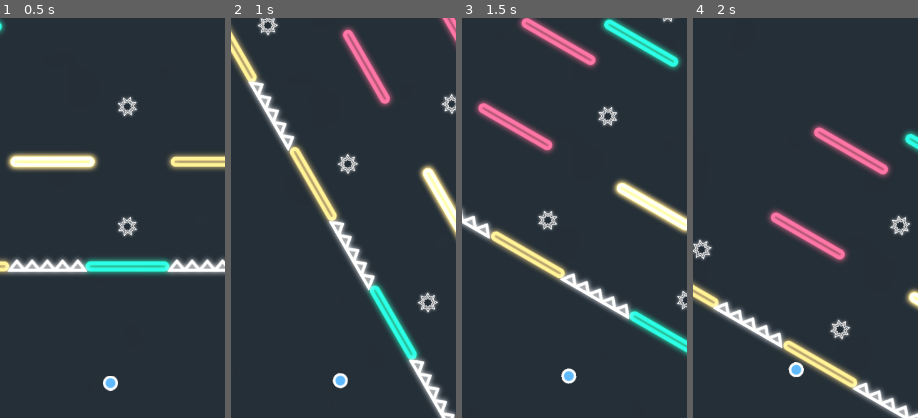
Above: before the commit, frames 1-4 (left to right).
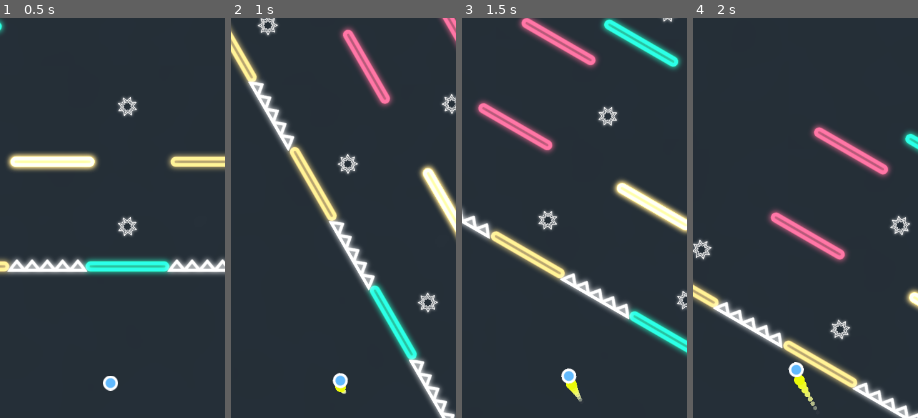
Above: after the commit, the same moments.

Repository: dolorismachina/Pivot
Game: Godot game, scene res://Scenes/Main/Main.tscn
The game is run twice, just before and just after one commit, with the same random seed, the same clock (stepped at 60 frames per second) and the same inputs. The engine's default icon, where the game draws it, is replaced by a stand-in: a white triangle on a blue panel in a dark square.
Inputs (mouse positions are % of the whole screen's width and height, from its top left):
- Up to frame 1 (0.5 s): no input
- Up to frame 2 (1 s): move the mouse to (72, 45) at 0.52 s; hold Right (ui_right) from 0.53 s (still down); hold Space (space) from 0.53 s (still down); click (72, 45) at 0.67 s
- Up to frame 3 (1.5 s): move the mouse to (30, 55) at 1.27 s; release Right (ui_right) at 1.28 s; release Space (space) at 1.28 s; hold Left (ui_left) from 1.28 s (still down); tap Space (space) at 1.35 s
- Up to frame 4 (2 s): keep holding Left (ui_left)
The pictures show only the part of the screen within x 25-75%, y 4-54%; the shares and areas given below are measured in that part.

Frame 1 is identical in both runs. In frame 2, less than 0.1% of the frame differs, in the area x 46-52%, y 92-94%; in frame 3, 0.2%; in frame 4, 0.3%, in the area x 44-56%, y 89-98%.

Commit message:
Re-enable particle emitter

Diff:
--- a/Scenes/Player/Player.tscn
+++ b/Scenes/Player/Player.tscn
@@ -10,11 +10,11 @@
 [sub_resource type="Curve" id=1]
 min_value = 0.1
 max_value = 0.5
-_data = [ Vector2( 0, 0.271531 ), 0.0, -0.418914, 0, 1, Vector2( 0.409465, 0.1 ), -2.40263, 0.0, 0, 0 ]
+_data = [ Vector2( 0, 0.262822 ), 0.0, -0.710897, 0, 0, Vector2( 0.481429, 0.1 ), 0.0589134, 0.0, 0, 0 ]
 
 [sub_resource type="Gradient" id=5]
 offsets = PoolRealArray( 0, 0.474453 )
-colors = PoolColorArray( 1, 1, 1, 1, 1, 1, 1, 0 )
+colors = PoolColorArray( 0.929412, 0.984314, 0.0313726, 0.807843, 1, 1, 1, 0 )
 
 [sub_resource type="CircleShape2D" id=3]
 radius = 12.4919
@@ -27,9 +27,10 @@
 horizontal_damping = 0.975
 
 [node name="Particles2D" type="CPUParticles2D" parent="."]
-visible = false
 rotation = 3.14159
-amount = 5
+amount = 60
+lifetime = 0.25
+fixed_fps = 60
 local_coords = false
 texture = ExtResource( 2 )
 spread = 0.0
